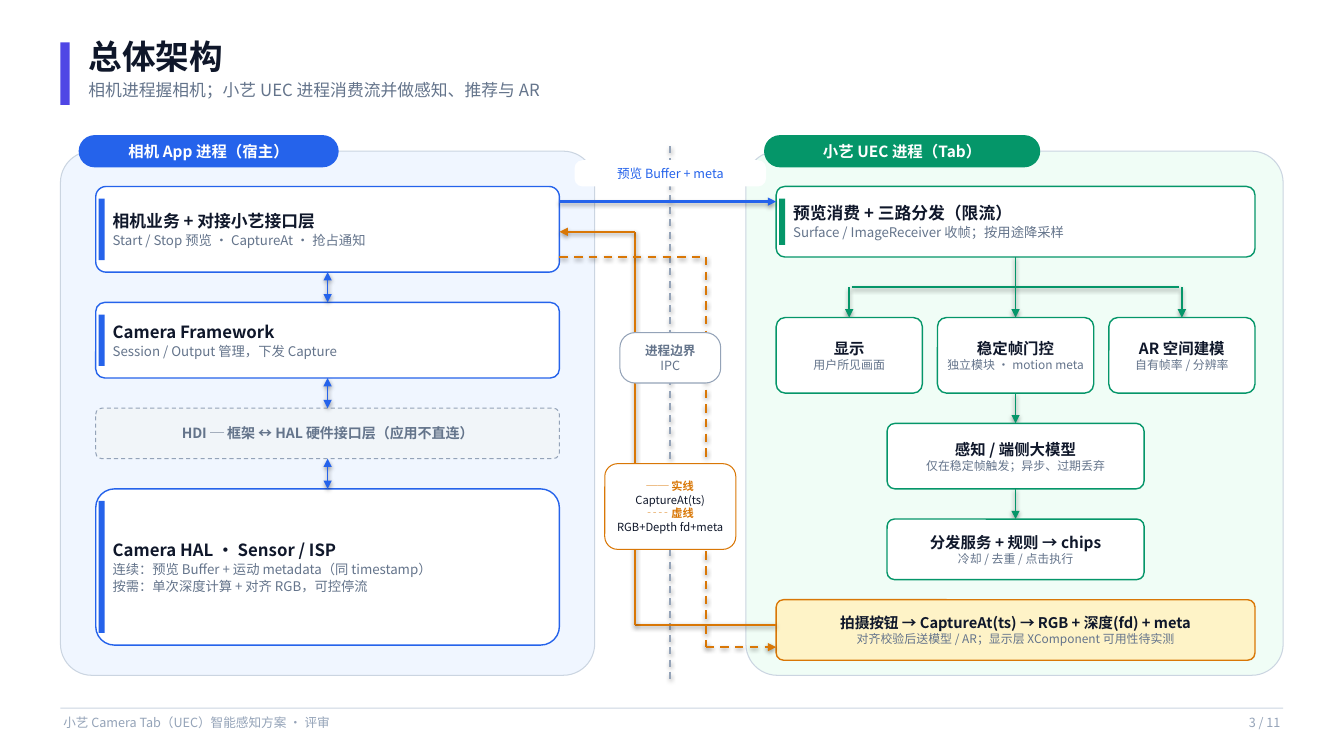
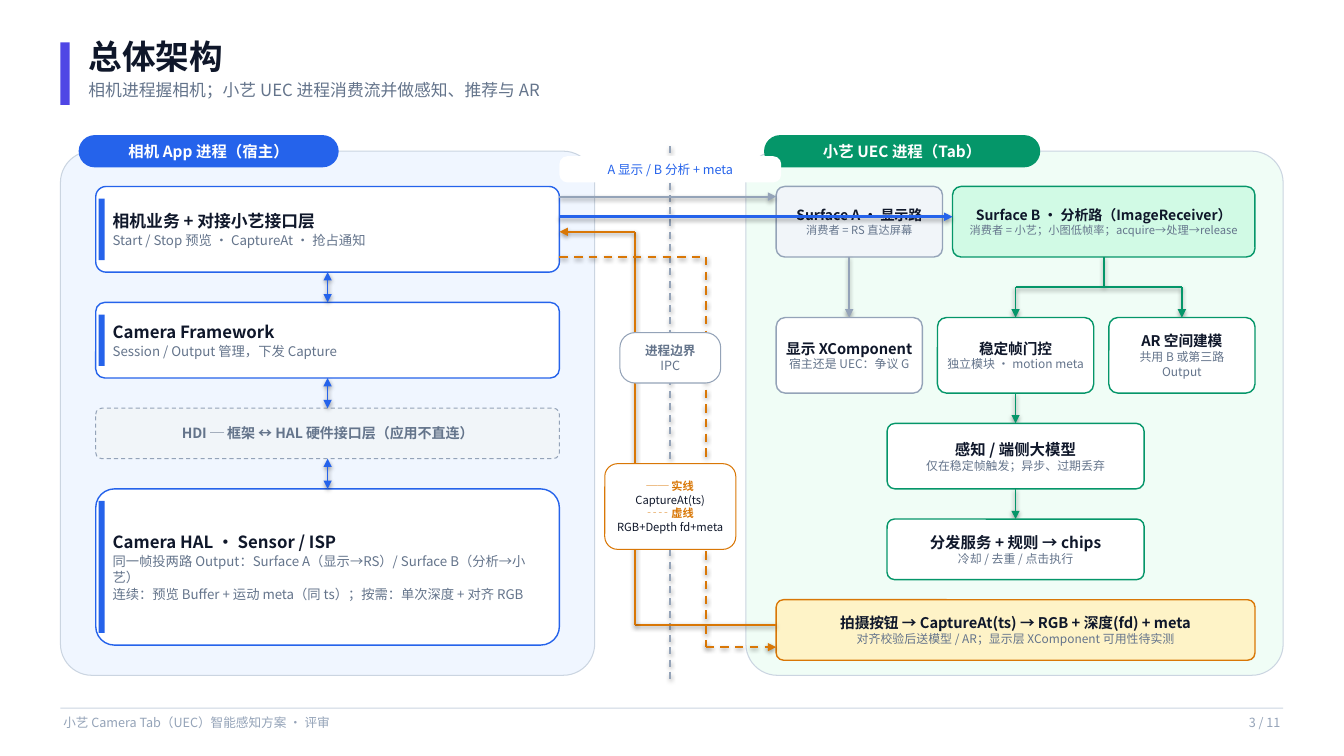
Before and after one commit to Lizzy67/leetcode, a slide deck: slide 3 of artifacts/小艺CameraTab_UEC感知方案_评审.pptx. Drawn at 1344x756 pixels with LibreOffice and Linux fonts; fonts in the diff are those of the drawing. Boxes give left, top, right and bottom in pixels: in the first picture for what was removed or moved away, otherwise in the second. Text is boxed around its words. In the diff, an @@ line names an element or a change of style, - is before the commit and + after.

```diff
--- a/artifacts/小艺CameraTab_UEC感知方案_评审.pptx
+++ b/artifacts/小艺CameraTab_UEC感知方案_评审.pptx
@@ rounded rectangle "A 显示 / B 分析 ...": place and size @@
-rounded rectangle "A 显示 / B 分析 ..." at <box>617,167,723,179</box>
+rounded rectangle "A 显示 / B 分析 ..." at <box>560,156,781,182</box>
@@ text in rounded rectangle at <box>608,163,733,175</box>: text changed @@
-预览 Buffer + meta
+A 显示 / B 分析 + meta
@@ arrow added from (560, 197) to (776, 197), #94A3B8 1.5 pt @@
@@ rounded rectangle "Surface A · 显示路": place and size @@
-rounded rectangle "Surface A · 显示路" at <box>776,187,1255,257</box>
+rounded rectangle "Surface A · 显示路" at <box>776,187,943,257</box>
@@ rounded rectangle "Surface A · 显示路" at <box>776,187,943,257</box>: fill #FFFFFF to #F1F5F9; outline #059669 1 pt to #94A3B8 1 pt @@
@@ rectangle removed at <box>779,199,785,245</box> @@
@@ text removed at <box>793,204,1063,241</box> @@
-预览消费 + 三路分发（限流）
-Surface / ImageReceiver 收帧；按用途降采样
@@ text in rounded rectangle at <box>796,206,923,235</box>: text added @@
+Surface A · 显示路
+消费者 = RS 直达屏幕
@@ rounded rectangle added at <box>953,187,1255,257</box>, fill #D1FAE5, outline #059669 1 pt, 8 pt, text #64748B @@
+Surface B · 分析路（ImageReceiver）
+消费者 = 小艺；小图低帧率；acquire→处理→release
@@ arrow moved from (560, 202) - (776, 202) to (560, 217) - (953, 217) @@
@@ arrow moved from (850, 287) - (850, 318) to (850, 257) - (850, 318) @@
@@ arrow (850, 257) - (850, 318): stroke #059669 1.25 pt to #94A3B8 1.25 pt @@
@@ line moved from (1015, 257) - (1015, 287) to (1104, 257) - (1104, 287) @@
@@ line moved from (852, 287) - (1180, 287) to (1015, 287) - (1182, 287) @@
@@ rounded rectangle "显示 XComponent" at <box>776,318,923,393</box>: outline #059669 1 pt to #94A3B8 1 pt @@
@@ text in rounded rectangle at <box>786,342,912,369</box>: text changed; size 8.5 to 10.5 pt; text colour #64748B to #0F172A; bold on @@
-显示
-用户所见画面
+显示 XComponent
+宿主还是 UEC：争议 G
@@ text in rounded rectangle at <box>979,341,1052,356</box>: size 11 to 10.5 pt in "稳定帧门控" @@
@@ text in rounded rectangle at <box>1140,351,1225,379</box>: text changed @@
-自有帧率 / 分辨率
+共用 B 或第三路 Output
@@ text in rounded rectangle at <box>1141,332,1222,351</box>: size 11 to 10.5 pt in "AR 空间建模" @@
@@ text at <box>113,555,525,601</box>: text changed @@
-连续：预览 Buffer + 运动 metadata（同 timestamp）
-按需：单次深度计算 + 对齐 RGB，可控停流
+同一帧投两路 Output：Surface A（显示→RS）/ Surface B（分析→小艺）
+连续：预览 Buffer + 运动 meta（同 ts）；按需：单次深度 + 对齐 RGB
```
Also in this commit, not shown: 6 other slides changed, 3 other files.
